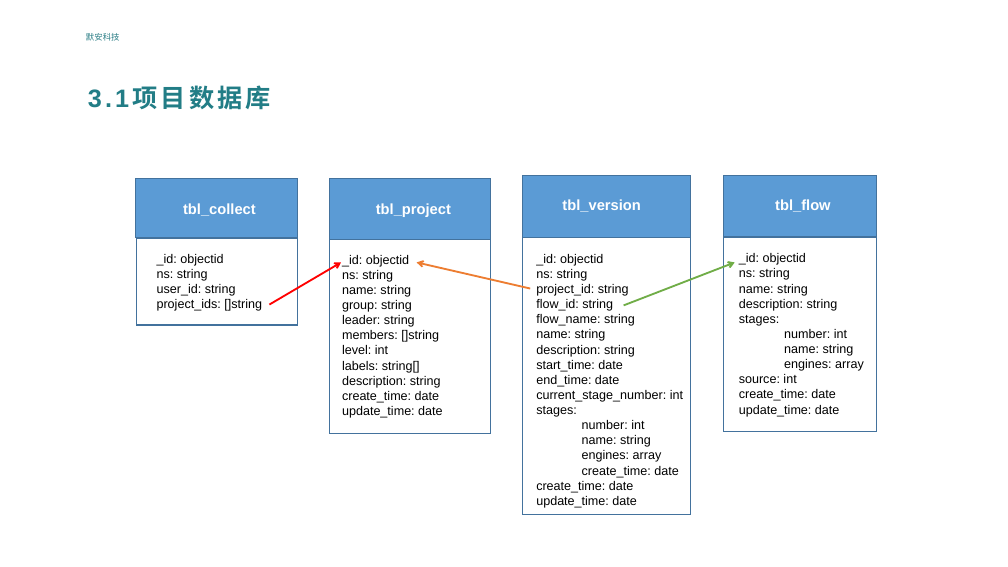
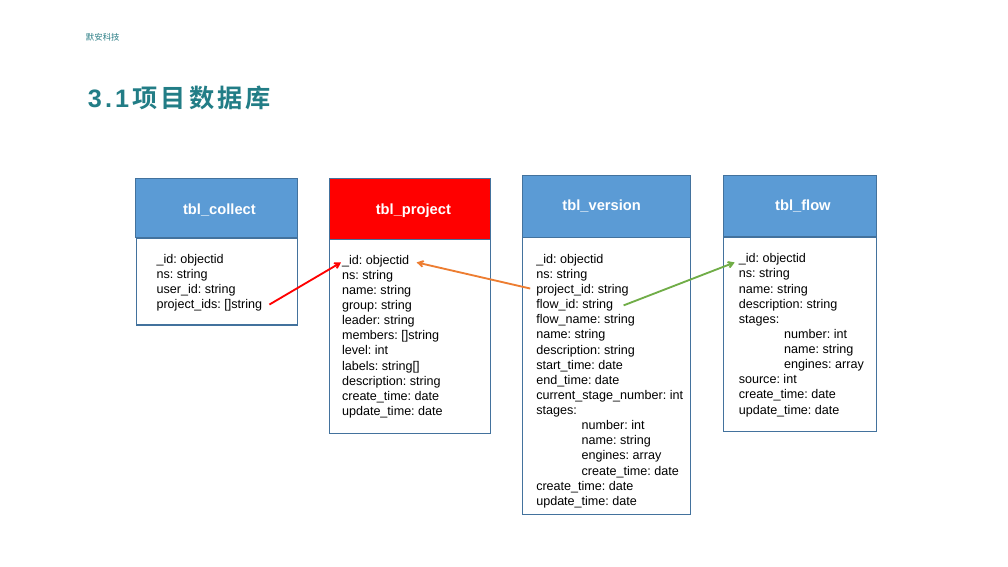
Before and after one commit to zkfbe/dsmp-selenium, a slide deck: slide 8 of DSMP1.1.0业务分享 .pptx. Drawn at 1008x567 pixels with LibreOffice and Linux fonts; fonts in the diff are those of the drawing; background and template pictures are left out. Boxes give left, top, right and bottom in pixels: in the first picture for what was removed or moved away, otherwise in the second. Text is boxed around its words. In the diff, an @@ line names an element or a change of style, - is before the commit and + after.

```diff
--- a/DSMP1.1.0业务分享 .pptx
+++ b/DSMP1.1.0业务分享 .pptx
@@ rectangle at <box>330,178,491,240</box>: fill #5B9BD5 to #FF0000 @@
```
Also in this commit, not shown: 6 other slides changed, 22 other files.
